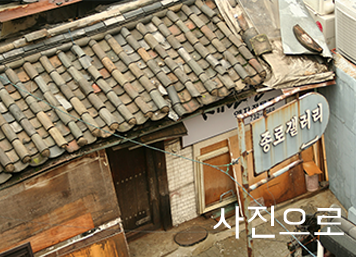
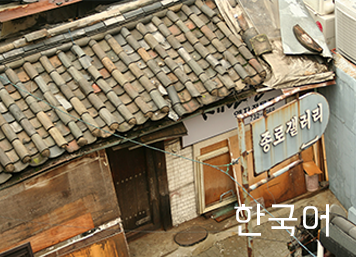
Layered file, before and after one edit (w=356, h=257). Changes by layer:
renamed "사진으로" to "한국어", painted on it over (213, 203, 344, 239)
